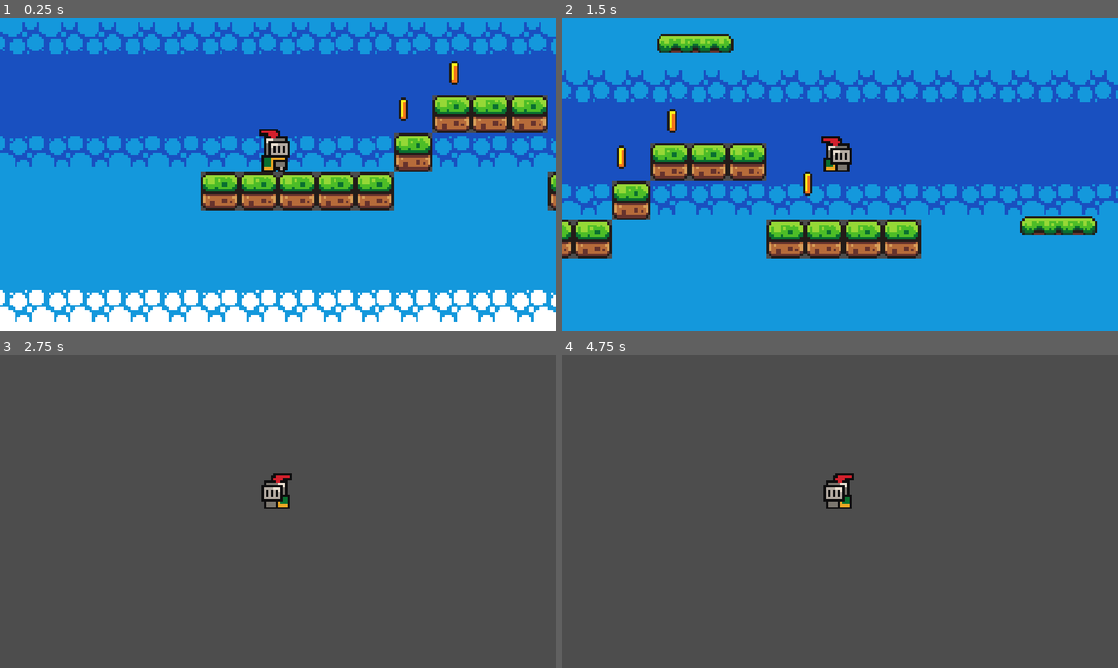
Above: before the commit, frames 1-4 (two rows, left to right).
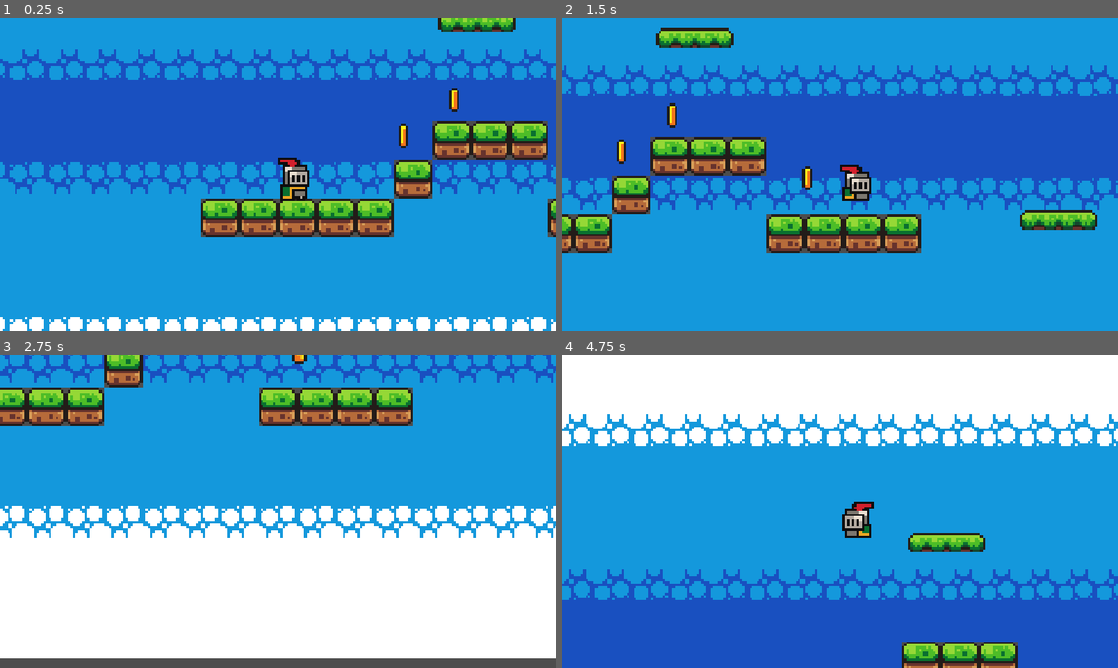
Above: after the commit, the same moments.

Repository: pjax09/terra-project
Game: Godot game, scene res://assets/brackeys_platformer_assets (2)/scripts/game.tscn
Same seed, same stepped clock (60 frames per second), same inputs: the game is played once before the commit and once after it. Before the commit the project starts from res://assets/brackeys_platformer_assets/brackeys_platformer_assets/scripts/game.tscn.
Inputs (mouse positions are in pixels of both pictures, inside the frame that each line leads up to):
- Up to frame 1 (0.25 s): no input
- Up to frame 2 (1.5 s): tap Enter at 0.5 s; move the mouse to (962, 158) at 0.52 s; hold Right from 0.53 s (still down); tap Space (jump) at 0.6, 0.77, 1.07 s; click (962, 158) at 0.67 s; move the mouse to (728, 190) at 1.27 s; tap Alt at 1.35 s
- Up to frame 3 (2.75 s): tap Space (jump) at 1.52, 1.55, 1.82, 2.3 s; move the mouse to (333, 442) at 2.02 s; release Right at 2.03 s; hold Left from 2.03 s (still down); tap Shift at 2.1 s
- Up to frame 4 (4.75 s): move the mouse to (812, 574) at 2.77 s; release Left at 2.78 s; hold Right 2.78-4.28 s; tap Space (jump) at 2.85, 3.02, 3.32, 3.77, 3.8, 4.07, 4.52, 4.55 s; click (812, 574) at 2.92 s; move the mouse to (1006, 558) at 3.52 s; tap Alt at 3.6 s; move the mouse to (673, 464) at 4.27 s; hold Left from 4.28 s (still down); tap Shift at 4.35 s

The runs differ from the first frame. In frame 1, 36% of the frame differs, in the area x 0-100%, y 0-100%; in frame 2, 19%; in frame 3, 97%; in frame 4, 100%.

Commit message:
alot 2
had to get a new player because file corupted and did alittle of the coin and death

Diff:
--- a/assets/brackeys_platformer_assets/brackeys_platformer_assets/scripts/coin.tscn
+++ b/assets/brackeys_platformer_assets (2)/scripts/coin.tscn
@@ -1,6 +1,6 @@
 [gd_scene format=3 uid="uid://0bhit0srirb"]
 
-[ext_resource type="Texture2D" uid="uid://bwmeeaudp76k8" path="res://assets/brackeys_platformer_assets/brackeys_platformer_assets/sprites/coin.png" id="1_t4jtx"]
+[ext_resource type="Texture2D" uid="uid://bwmeeaudp76k8" path="res://assets/brackeys_platformer_assets (2)/sprites/coin.png" id="1_t4jtx"]
 
 [sub_resource type="GDScript" id="GDScript_e48sv"]
 resource_name = "coin pickup"
@@ -10,6 +10,7 @@
 
 func _on_body_entered(body):
 	print (\"one of plus coin\")
+	queue_free()
 "
 
 [sub_resource type="AtlasTexture" id="AtlasTexture_6lb26"]
@@ -108,6 +109,7 @@
 radius = 3.1622777
 
 [node name="coin" type="Area2D" unique_id=648308289]
+collision_mask = 2
 script = SubResource("GDScript_e48sv")
 
 [node name="AnimatedSprite2D" type="AnimatedSprite2D" parent="." unique_id=609149341]
--- a/assets/brackeys_platformer_assets/brackeys_platformer_assets/scripts/game.tscn
+++ b/assets/brackeys_platformer_assets (2)/scripts/game.tscn
@@ -1,9 +1,10 @@
 [gd_scene format=3 uid="uid://dqp4gt5qvwxi3"]
 
-[ext_resource type="PackedScene" uid="uid://ca88thv0amtcv" path="res://assets/brackeys_platformer_assets/brackeys_platformer_assets/scripts/character_body_2d.tscn" id="1_58a3d"]
-[ext_resource type="Texture2D" uid="uid://dcb1t7jljur0m" path="res://assets/brackeys_platformer_assets/brackeys_platformer_assets/sprites/world_tileset.png" id="2_ljdu6"]
-[ext_resource type="PackedScene" uid="uid://cwuoe1osptj4l" path="res://assets/brackeys_platformer_assets/brackeys_platformer_assets/scripts/platform.tscn" id="3_jwaa1"]
-[ext_resource type="PackedScene" uid="uid://0bhit0srirb" path="res://assets/brackeys_platformer_assets/brackeys_platformer_assets/scripts/coin.tscn" id="4_kiaow"]
+[ext_resource type="Texture2D" uid="uid://dcb1t7jljur0m" path="res://assets/brackeys_platformer_assets (2)/sprites/world_tileset.png" id="2_ljdu6"]
+[ext_resource type="PackedScene" uid="uid://cwuoe1osptj4l" path="res://assets/brackeys_platformer_assets (2)/scripts/platform.tscn" id="3_jwaa1"]
+[ext_resource type="PackedScene" uid="uid://d1j060eu3kjqc" path="res://assets/brackeys_platformer_assets (2)/scripts/player.tscn" id="4_5tipv"]
+[ext_resource type="PackedScene" uid="uid://0bhit0srirb" path="res://assets/brackeys_platformer_assets (2)/scripts/coin.tscn" id="4_kiaow"]
+[ext_resource type="PackedScene" uid="uid://b8a1nloakyoq4" path="res://assets/brackeys_platformer_assets (2)/scripts/kill_zone.tscn" id="5_5tipv"]
 
 [sub_resource type="TileSetAtlasSource" id="TileSetAtlasSource_e2o6t"]
 texture = ExtResource("2_ljdu6")
@@ -178,7 +179,7 @@
 tracks/0/type = "value"
 tracks/0/imported = false
 tracks/0/enabled = true
-tracks/0/path = NodePath("platform move:position")
+tracks/0/path = NodePath("platform2/platform move:position")
 tracks/0/interp = 1
 tracks/0/loop_wrap = true
 tracks/0/keys = {
@@ -195,7 +196,7 @@
 tracks/0/type = "value"
 tracks/0/imported = false
 tracks/0/enabled = true
-tracks/0/path = NodePath("platform move:position")
+tracks/0/path = NodePath("platform2/platform move:position")
 tracks/0/interp = 1
 tracks/0/loop_wrap = true
 tracks/0/keys = {
@@ -213,34 +214,46 @@
 
 [node name="game" type="Node2D" unique_id=1256300799]
 
-[node name="CharacterBody2D" parent="." unique_id=362077233 instance=ExtResource("1_58a3d")]
-position = Vector2(0, 14)
-
-[node name="Camera2D" type="Camera2D" parent="CharacterBody2D" unique_id=580776417]
-position = Vector2(0, -14)
+[node name="player" parent="." unique_id=194534983 instance=ExtResource("4_5tipv")]
+position = Vector2(7, -15)
+
+[node name="Camera2D" type="Camera2D" parent="player" unique_id=580776417]
+position = Vector2(-7, 1)
+scale = Vector2(1, 6.160001)
 zoom = Vector2(5, 5)
-
-[node name="TileMap" type="TileMap" parent="." unique_id=975772493]
+limit_bottom = 116
+limit_smoothed = true
+
+[node name="kill zone" parent="." unique_id=2021737760 instance=ExtResource("5_5tipv")]
+position = Vector2(47, -35)
+
+[node name="art" type="Node" parent="." unique_id=1088818141]
+
+[node name="TileMap" type="TileMap" parent="art" unique_id=975772493]
 tile_set = SubResource("TileSet_ij6vw")
 format = 2
 layer_0/tile_data = PackedInt32Array(-851974, 0, 9, -786438, 0, 9, -720902, 0, 9, -655366, 0, 9, -589830, 0, 9, -524294 …(33006 unchanged characters)…
 
-[node name="platform" parent="." unique_id=949577282 instance=ExtResource("3_jwaa1")]
+[node name="platform2" type="Node" parent="." unique_id=798231062]
+
+[node name="platform" parent="platform2" unique_id=949577282 instance=ExtResource("3_jwaa1")]
 position = Vector2(83, -73)
 
-[node name="platform move" parent="." unique_id=972918951 instance=ExtResource("3_jwaa1")]
+[node name="platform move" parent="platform2" unique_id=972918951 instance=ExtResource("3_jwaa1")]
 position = Vector2(192, 3)
 
-[node name="AnimationPlayer" type="AnimationPlayer" parent="platform move" unique_id=1688095335]
-root_node = NodePath("../..")
+[node name="AnimationPlayer" type="AnimationPlayer" parent="platform2/platform move" unique_id=1688095335]
+root_node = NodePath("../../..")
 libraries/ = SubResource("AnimationLibrary_7jktm")
 autoplay = &"move"
 
-[node name="coin" parent="." unique_id=648308289 instance=ExtResource("4_kiaow")]
+[node name="coins" type="Node" parent="." unique_id=1945511034]
+
+[node name="coin" parent="coins" unique_id=648308289 instance=ExtResource("4_kiaow")]
 position = Vector2(73, -41)
 
-[node name="coin2" parent="." unique_id=1658519981 instance=ExtResource("4_kiaow")]
+[node name="coin2" parent="coins" unique_id=1658519981 instance=ExtResource("4_kiaow")]
 position = Vector2(52, -26)
 
-[node name="coin3" parent="." unique_id=953147876 instance=ExtResource("4_kiaow")]
+[node name="coin3" parent="coins" unique_id=953147876 instance=ExtResource("4_kiaow")]
 position = Vector2(129, -15)
--- /dev/null
+++ b/assets/brackeys_platformer_assets (2)/scripts/kill_zone.tscn
@@ -0,0 +1,31 @@
+[gd_scene format=3 uid="uid://b8a1nloakyoq4"]
+
+[sub_resource type="GDScript" id="GDScript_yf5fn"]
+resource_name = "killzone"
+script/source = "extends Area2D
+
+@onready var timer: Timer = $Timer
+
+func _on_body_entered(body: Node2D) -> void:
+	print (\"you died\")
+	timer.start()
+
+func _on_timer_timeout() -> void:
+	get_tree().reload_current_scene()
+"
+
+[sub_resource type="WorldBoundaryShape2D" id="WorldBoundaryShape2D_g4v7s"]
+distance = -144.0
+
+[node name="kill zone" type="Area2D" unique_id=2021737760]
+collision_mask = 2
+script = SubResource("GDScript_yf5fn")
+
+[node name="CollisionShape2D" type="CollisionShape2D" parent="." unique_id=2131791783]
+shape = SubResource("WorldBoundaryShape2D_g4v7s")
+
+[node name="Timer" type="Timer" parent="." unique_id=1925325308]
+one_shot = true
+
+[connection signal="body_entered" from="." to="." method="_on_body_entered"]
+[connection signal="timeout" from="Timer" to="." method="_on_timer_timeout"]
--- a/assets/brackeys_platformer_assets/brackeys_platformer_assets/scripts/platform.tscn
+++ b/assets/brackeys_platformer_assets (2)/scripts/platform.tscn
@@ -1,6 +1,6 @@
 [gd_scene format=3 uid="uid://cwuoe1osptj4l"]
 
-[ext_resource type="Texture2D" uid="uid://dgng47xjpxcuh" path="res://assets/brackeys_platformer_assets/brackeys_platformer_assets/sprites/platforms.png" id="1_mi635"]
+[ext_resource type="Texture2D" uid="uid://dgng47xjpxcuh" path="res://assets/brackeys_platformer_assets (2)/sprites/platforms.png" id="1_mi635"]
 
 [sub_resource type="RectangleShape2D" id="RectangleShape2D_g4v7s"]
 size = Vector2(31, 7)
--- /dev/null
+++ b/assets/brackeys_platformer_assets (2)/scripts/player.tscn
@@ -0,0 +1,235 @@
+[gd_scene format=3 uid="uid://d1j060eu3kjqc"]
+
+[ext_resource type="Texture2D" uid="uid://d1a28c4gkymym" path="res://assets/brackeys_platformer_assets (2)/sprites/knight.png" id="1_nfjy2"]
+
+[sub_resource type="GDScript" id="GDScript_57qmd"]
+resource_name = "player"
+script/source = "extends CharacterBody2D
+
+
+const SPEED = 150.0
+const JUMP_VELOCITY = -300.0
+
+@onready var animated_sprite: AnimatedSprite2D = $AnimatedSprite2D
+func _physics_process(delta: float) -> void:
+	# Add the gravity.
+	if not is_on_floor():
+		velocity += get_gravity() * delta
+
+	# Handle jump.
+	if Input.is_action_just_pressed(\"jump\") and is_on_floor():
+		velocity.y = JUMP_VELOCITY
+
+#left is -1 nothing is 0 right is 1 for direction
+	var direction := Input.get_axis(\"move_left\", \"move_right\")
+
+	#flips the things
+	if direction > 0:
+		animated_sprite.flip_h = false
+
+	elif direction < 0:
+		animated_sprite.flip_h = true
+
+	#plays the animations
+	if is_on_floor():
+		if direction == 0:
+			animated_sprite.play(\"idle\")
+		else:
+			animated_sprite.play(\"run\")
+	else:
+		animated_sprite.play(\"jump\")
+
+	#exicutes the directino
+	if direction:
+		velocity.x = direction * SPEED
+	else:
+		velocity.x = move_toward(velocity.x, 0, SPEED)
+
+	move_and_slide()
+
+
+
+
+"
+
+[sub_resource type="AtlasTexture" id="AtlasTexture_18r3x"]
+atlas = ExtResource("1_nfjy2")
+region = Rect2(0, 0, 32, 32)
+
+[sub_resource type="AtlasTexture" id="AtlasTexture_g1gmg"]
+atlas = ExtResource("1_nfjy2")
+region = Rect2(32, 0, 32, 32)
+
+[sub_resource type="AtlasTexture" id="AtlasTexture_oi8dk"]
+atlas = ExtResource("1_nfjy2")
+region = Rect2(64, 0, 32, 32)
+
+[sub_resource type="AtlasTexture" id="AtlasTexture_4pddy"]
+atlas = ExtResource("1_nfjy2")
+region = Rect2(96, 0, 32, 32)
+
+[sub_resource type="AtlasTexture" id="AtlasTexture_stinf"]
+atlas = ExtResource("1_nfjy2")
+region = Rect2(64, 160, 32, 32)
+
+[sub_resource type="AtlasTexture" id="AtlasTexture_47vfq"]
+atlas = ExtResource("1_nfjy2")
+region = Rect2(0, 64, 32, 32)
+
+[sub_resource type="AtlasTexture" id="AtlasTexture_vttxl"]
+atlas = ExtResource("1_nfjy2")
+region = Rect2(32, 64, 32, 32)
+
+[sub_resource type="AtlasTexture" id="AtlasTexture_vbhuv"]
+atlas = ExtResource("1_nfjy2")
+region = Rect2(64, 64, 32, 32)
+
+[sub_resource type="AtlasTexture" id="AtlasTexture_sx5q6"]
+atlas = ExtResource("1_nfjy2")
+region = Rect2(96, 64, 32, 32)
+
+[sub_resource type="AtlasTexture" id="AtlasTexture_eoqci"]
+atlas = ExtResource("1_nfjy2")
+region = Rect2(128, 64, 32, 32)
+
+[sub_resource type="AtlasTexture" id="AtlasTexture_7i6au"]
+atlas = ExtResource("1_nfjy2")
+region = Rect2(160, 64, 32, 32)
+
+[sub_resource type="AtlasTexture" id="AtlasTexture_0e5ok"]
+atlas = ExtResource("1_nfjy2")
+region = Rect2(192, 64, 32, 32)
+
+[sub_resource type="AtlasTexture" id="AtlasTexture_yqddw"]
+atlas = ExtResource("1_nfjy2")
+region = Rect2(224, 64, 32, 32)
+
+[sub_resource type="AtlasTexture" id="AtlasTexture_6n6g1"]
+atlas = ExtResource("1_nfjy2")
+region = Rect2(0, 96, 32, 32)
+
+[sub_resource type="AtlasTexture" id="AtlasTexture_7m4ek"]
+atlas = ExtResource("1_nfjy2")
+region = Rect2(32, 96, 32, 32)
+
+[sub_resource type="AtlasTexture" id="AtlasTexture_3hj3m"]
+atlas = ExtResource("1_nfjy2")
+region = Rect2(64, 96, 32, 32)
+
+[sub_resource type="AtlasTexture" id="AtlasTexture_4s1cj"]
+atlas = ExtResource("1_nfjy2")
+region = Rect2(96, 96, 32, 32)
+
+[sub_resource type="AtlasTexture" id="AtlasTexture_ohj5s"]
+atlas = ExtResource("1_nfjy2")
+region = Rect2(128, 96, 32, 32)
+
+[sub_resource type="AtlasTexture" id="AtlasTexture_hk65q"]
+atlas = ExtResource("1_nfjy2")
+region = Rect2(160, 96, 32, 32)
+
+[sub_resource type="AtlasTexture" id="AtlasTexture_pqj8s"]
+atlas = ExtResource("1_nfjy2")
+region = Rect2(192, 96, 32, 32)
+
+[sub_resource type="AtlasTexture" id="AtlasTexture_vdqlk"]
+atlas = ExtResource("1_nfjy2")
+region = Rect2(224, 96, 32, 32)
+
+[sub_resource type="SpriteFrames" id="SpriteFrames_g4v7s"]
+animations = [{
+"frames": [{
+"duration": 1.0,
+"texture": SubResource("AtlasTexture_18r3x")
+}, {
+"duration": 1.0,
+"texture": SubResource("AtlasTexture_g1gmg")
+}, {
+"duration": 1.0,
+"texture": SubResource("AtlasTexture_oi8dk")
+}, {
+"duration": 1.0,
+"texture": SubResource("AtlasTexture_4pddy")
+}],
+"loop": 1,
+"name": &"idle",
+"speed": 10.0
+}, {
+"frames": [{
+"duration": 1.0,
+"texture": SubResource("AtlasTexture_stinf")
+}],
+"loop": 1,
+"name": &"jump",
+"speed": 5.0
+}, {
+"frames": [{
+"duration": 1.0,
+"texture": SubResource("AtlasTexture_47vfq")
+}, {
+"duration": 1.0,
+"texture": SubResource("AtlasTexture_vttxl")
+}, {
+"duration": 1.0,
+"texture": SubResource("AtlasTexture_vbhuv")
+}, {
+"duration": 1.0,
+"texture": SubResource("AtlasTexture_sx5q6")
+}, {
+"duration": 1.0,
+"texture": SubResource("AtlasTexture_eoqci")
+}, {
+"duration": 1.0,
+"texture": SubResource("AtlasTexture_7i6au")
+}, {
+"duration": 1.0,
+"texture": SubResource("AtlasTexture_0e5ok")
+}, {
+"duration": 1.0,
+"texture": SubResource("AtlasTexture_yqddw")
+}, {
+"duration": 1.0,
+"texture": SubResource("AtlasTexture_6n6g1")
+}, {
+"duration": 1.0,
+"texture": SubResource("AtlasTexture_7m4ek")
+}, {
+"duration": 1.0,
+"texture": SubResource("AtlasTexture_3hj3m")
+}, {
+"duration": 1.0,
+"texture": SubResource("AtlasTexture_4s1cj")
+}, {
+"duration": 1.0,
+"texture": SubResource("AtlasTexture_ohj5s")
+}, {
+"duration": 1.0,
+"texture": SubResource("AtlasTexture_hk65q")
+}, {
+"duration": 1.0,
+"texture": SubResource("AtlasTexture_pqj8s")
+}, {
+"duration": 1.0,
+"texture": SubResource("AtlasTexture_vdqlk")
+}],
+"loop": 1,
+"name": &"run",
+"speed": 5.0
+}]
+
+[sub_resource type="CircleShape2D" id="CircleShape2D_yf5fn"]
+radius = 5.0
+
+[node name="player" type="CharacterBody2D" unique_id=194534983]
+z_index = 2
+collision_layer = 2
+script = SubResource("GDScript_57qmd")
+
+[node name="AnimatedSprite2D" type="AnimatedSprite2D" parent="." unique_id=716701097]
+sprite_frames = SubResource("SpriteFrames_g4v7s")
+animation = &"idle"
+autoplay = "idle"
+
+[node name="CollisionShape2D" type="CollisionShape2D" parent="." unique_id=1806102289]
+position = Vector2(0, 6)
+shape = SubResource("CircleShape2D_yf5fn")
--- a/assets/brackeys_platformer_assets/brackeys_platformer_assets/scripts/character_body_2d.tscn
+++ /dev/null
@@ -1,233 +0,0 @@
-[gd_scene format=3 uid="uid://ca88thv0amtcv"]
-
-[ext_resource type="Texture2D" uid="uid://d1a28c4gkymym" path="res://assets/brackeys_platformer_assets/brackeys_platformer_assets/sprites/knight.png" id="1_f50pn"]
-
-[sub_resource type="GDScript" id="GDScript_e2o6t"]
-script/source = "extends CharacterBody2D
-
-
-const SPEED = 150.0
-const JUMP_VELOCITY = -300.0
-
-@onready var animated_sprite: AnimatedSprite2D = $AnimatedSprite2D
-func _physics_process(delta: float) -> void:
-	# Add the gravity.
-	if not is_on_floor():
-		velocity += get_gravity() * delta
-
-	# Handle jump.
-	if Input.is_action_just_pressed(\"jump\") and is_on_floor():
-		velocity.y = JUMP_VELOCITY
-
-#left is -1 nothing is 0 right is 1 for direction
-	var direction := Input.get_axis(\"move_left\", \"move_right\")
-
-	#flips the things
-	if direction > 0:
-		animated_sprite.flip_h = false
-
-	elif direction < 0:
-		animated_sprite.flip_h = true
-
-	#plays the animations
-	if is_on_floor():
-		if direction == 0:
-			animated_sprite.play(\"idle\")
-		else:
-			animated_sprite.play(\"run\")
-	else:
-		animated_sprite.play(\"jump\")
-
-	#exicutes the directino
-	if direction:
-		velocity.x = direction * SPEED
-	else:
-		velocity.x = move_toward(velocity.x, 0, SPEED)
-
-	move_and_slide()
-"
-
-[sub_resource type="AtlasTexture" id="AtlasTexture_ij6vw"]
-atlas = ExtResource("1_f50pn")
-region = Rect2(0, 0, 32, 32)
-
-[sub_resource type="AtlasTexture" id="AtlasTexture_ghijl"]
-atlas = ExtResource("1_f50pn")
-region = Rect2(32, 0, 32, 32)
-
-[sub_resource type="AtlasTexture" id="AtlasTexture_44cfe"]
-atlas = ExtResource("1_f50pn")
-region = Rect2(64, 0, 32, 32)
-
-[sub_resource type="AtlasTexture" id="AtlasTexture_dd465"]
-atlas = ExtResource("1_f50pn")
-region = Rect2(96, 0, 32, 32)
-
-[sub_resource type="AtlasTexture" id="AtlasTexture_f50pn"]
-atlas = ExtResource("1_f50pn")
-region = Rect2(64, 160, 32, 32)
-
-[sub_resource type="AtlasTexture" id="AtlasTexture_lhvu3"]
-atlas = ExtResource("1_f50pn")
-region = Rect2(0, 64, 32, 32)
-
-[sub_resource type="AtlasTexture" id="AtlasTexture_4sjlk"]
-atlas = ExtResource("1_f50pn")
-region = Rect2(32, 64, 32, 32)
-
-[sub_resource type="AtlasTexture" id="AtlasTexture_qp52p"]
-atlas = ExtResource("1_f50pn")
-region = Rect2(64, 64, 32, 32)
-
-[sub_resource type="AtlasTexture" id="AtlasTexture_6ct3r"]
-atlas = ExtResource("1_f50pn")
-region = Rect2(96, 64, 32, 32)
-
-[sub_resource type="AtlasTexture" id="AtlasTexture_1kp85"]
-atlas = ExtResource("1_f50pn")
-region = Rect2(128, 64, 32, 32)
-
-[sub_resource type="AtlasTexture" id="AtlasTexture_qnedo"]
-atlas = ExtResource("1_f50pn")
-region = Rect2(160, 64, 32, 32)
-
-[sub_resource type="AtlasTexture" id="AtlasTexture_wyqjk"]
-atlas = ExtResource("1_f50pn")
-region = Rect2(192, 64, 32, 32)
-
-[sub_resource type="AtlasTexture" id="AtlasTexture_k85er"]
-atlas = ExtResource("1_f50pn")
-region = Rect2(224, 64, 32, 32)
-
-[sub_resource type="AtlasTexture" id="AtlasTexture_ebjds"]
-atlas = ExtResource("1_f50pn")
-region = Rect2(0, 96, 32, 32)
-
-[sub_resource type="AtlasTexture" id="AtlasTexture_y1dt5"]
-atlas = ExtResource("1_f50pn")
-region = Rect2(32, 96, 32, 32)
-
-[sub_resource type="AtlasTexture" id="AtlasTexture_au0nh"]
-atlas = ExtResource("1_f50pn")
-region = Rect2(64, 96, 32, 32)
-
-[sub_resource type="AtlasTexture" id="AtlasTexture_76bt2"]
-atlas = ExtResource("1_f50pn")
-region = Rect2(96, 96, 32, 32)
-
-[sub_resource type="AtlasTexture" id="AtlasTexture_sxias"]
-atlas = ExtResource("1_f50pn")
-region = Rect2(128, 96, 32, 32)
-
-[sub_resource type="AtlasTexture" id="AtlasTexture_ucfvk"]
-atlas = ExtResource("1_f50pn")
-region = Rect2(160, 96, 32, 32)
-
-[sub_resource type="AtlasTexture" id="AtlasTexture_2dyae"]
-atlas = ExtResource("1_f50pn")
-region = Rect2(192, 96, 32, 32)
-
-[sub_resource type="AtlasTexture" id="AtlasTexture_2u5n8"]
-atlas = ExtResource("1_f50pn")
-region = Rect2(224, 96, 32, 32)
-
-[sub_resource type="SpriteFrames" id="SpriteFrames_g4v7s"]
-animations = [{
-"frames": [{
-"duration": 1.0,
-"texture": SubResource("AtlasTexture_ij6vw")
-}, {
-"duration": 1.0,
-"texture": SubResource("AtlasTexture_ghijl")
-}, {
-"duration": 1.0,
-"texture": SubResource("AtlasTexture_44cfe")
-}, {
-"duration": 1.0,
-"texture": SubResource("AtlasTexture_dd465")
-}],
-"loop": 1,
-"name": &"idle",
-"speed": 5.0
-}, {
-"frames": [{
-"duration": 1.0,
-"texture": SubResource("AtlasTexture_f50pn")
-}],
-"loop": 1,
-"name": &"jump",
-"speed": 5.0
-}, {
-"frames": [{
-"duration": 1.0,
-"texture": SubResource("AtlasTexture_lhvu3")
-}, {
-"duration": 1.0,
-"texture": SubResource("AtlasTexture_4sjlk")
-}, {
-"duration": 1.0,
-"texture": SubResource("AtlasTexture_qp52p")
-}, {
-"duration": 1.0,
-"texture": SubResource("AtlasTexture_6ct3r")
-}, {
-"duration": 1.0,
-"texture": SubResource("AtlasTexture_1kp85")
-}, {
-"duration": 1.0,
-"texture": SubResource("AtlasTexture_qnedo")
-}, {
-"duration": 1.0,
-"texture": SubResource("AtlasTexture_wyqjk")
-}, {
-"duration": 1.0,
-"texture": SubResource("AtlasTexture_k85er")
-}, {
-"duration": 1.0,
-"texture": SubResource("AtlasTexture_ebjds")
-}, {
-"duration": 1.0,
-"texture": SubResource("AtlasTexture_y1dt5")
-}, {
-"duration": 1.0,
-"texture": SubResource("AtlasTexture_au0nh")
-}, {
-"duration": 1.0,
-"texture": SubResource("AtlasTexture_76bt2")
-}, {
-"duration": 1.0,
-"texture": SubResource("AtlasTexture_sxias")
-}, {
-"duration": 1.0,
-"texture": SubResource("AtlasTexture_ucfvk")
-}, {
-"duration": 1.0,
-"texture": SubResource("AtlasTexture_2dyae")
-}, {
-"duration": 1.0,
-"texture": SubResource("AtlasTexture_2u5n8")
-}],
-"loop": 1,
-"name": &"run",
-"speed": 10.0
-}]
-
-[sub_resource type="RectangleShape2D" id="RectangleShape2D_yf5fn"]
-size = Vector2(9, 15)
-
-[node name="CharacterBody2D" type="CharacterBody2D" unique_id=362077233]
-z_index = 10
-y_sort_enabled = true
-script = SubResource("GDScript_e2o6t")
-
-[node name="AnimatedSprite2D" type="AnimatedSprite2D" parent="." unique_id=608477441]
-z_index = 10
-position = Vector2(-1, -27)
-sprite_frames = SubResource("SpriteFrames_g4v7s")
-animation = &"idle"
-autoplay = "idle"
-speed_scale = 2.0
-
-[node name="CollisionShape2D" type="CollisionShape2D" parent="." unique_id=1994176018]
-position = Vector2(-1.5, -22.5)
-shape = SubResource("RectangleShape2D_yf5fn")
Renamed: assets/brackeys_platformer_assets/brackeys_platformer_assets/LICENSE & CREDITS.txt -> assets/brackeys_platformer_assets (2)/LICENSE & CREDITS.txt
Renamed: assets/brackeys_platformer_assets/brackeys_platformer_assets/fonts/PixelOperator8-Bold.ttf -> assets/brackeys_platformer_assets (2)/fonts/PixelOperator8-Bold.ttf
Not shown, changed: assets/brackeys_platformer_assets (2)/fonts/PixelOperator8-Bold.ttf.import
Renamed: assets/brackeys_platformer_assets/brackeys_platformer_assets/fonts/PixelOperator8.ttf -> assets/brackeys_platformer_assets (2)/fonts/PixelOperator8.ttf
Not shown, changed: assets/brackeys_platformer_assets (2)/fonts/PixelOperator8.ttf.import
Not shown, added: assets/brackeys_platformer_assets (2)/music/time_for_adventure.mp3.import
Renamed: assets/brackeys_platformer_assets/brackeys_platformer_assets/scripts/floor.tscn -> assets/brackeys_platformer_assets (2)/scripts/floor.tscn
Not shown, changed: assets/brackeys_platformer_assets (2)/sounds/coin.wav.import
Not shown, changed: assets/brackeys_platformer_assets (2)/sounds/explosion.wav.import
Not shown, changed: assets/brackeys_platformer_assets (2)/sounds/hurt.wav.import
Not shown, changed: assets/brackeys_platformer_assets (2)/sounds/jump.wav.import
Not shown, changed: assets/brackeys_platformer_assets (2)/sounds/power_up.wav.import
(and 23 more such lines)
